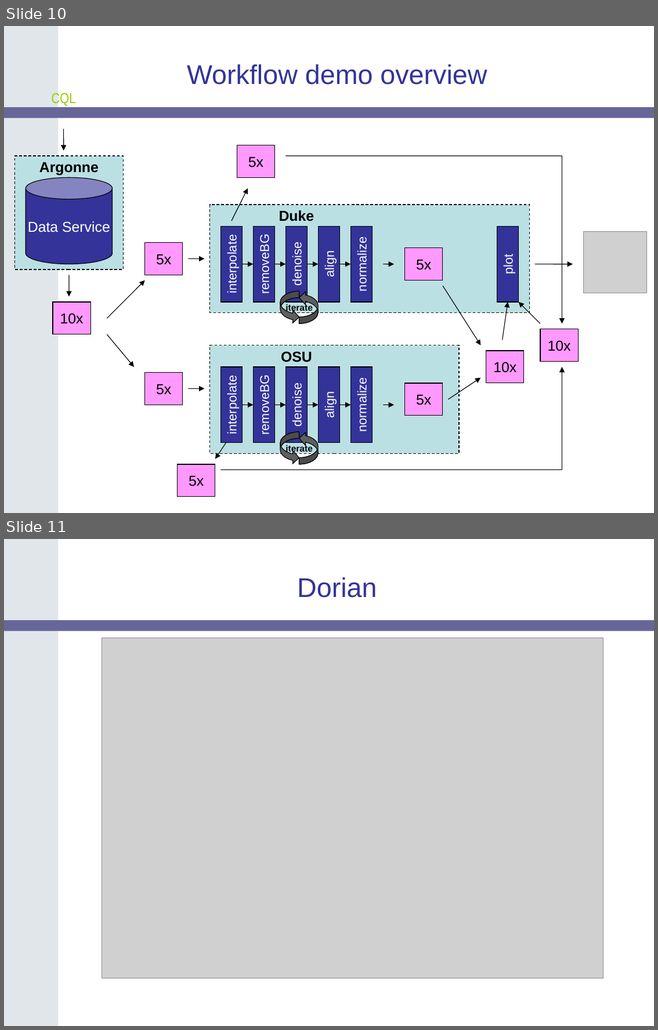
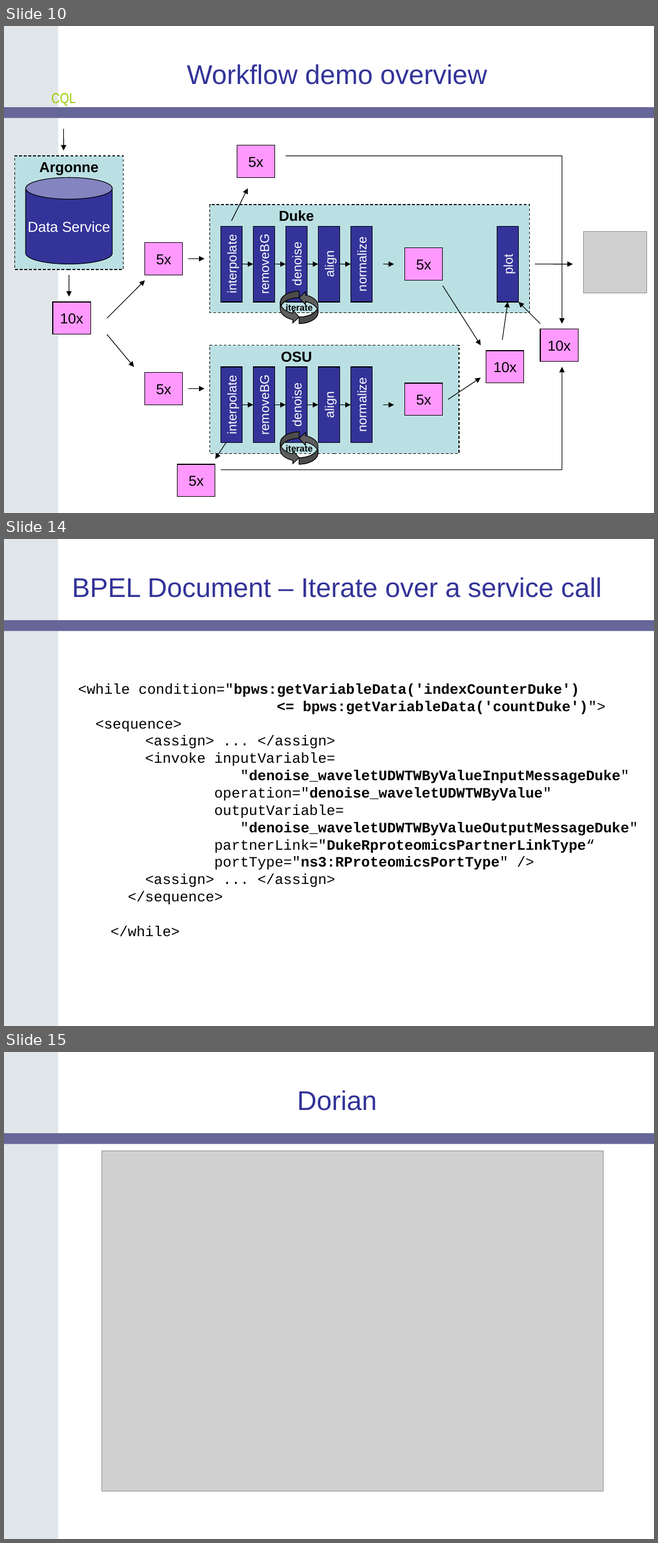
Before and after one commit to NCIP/cagrid-portal, a slide deck: cagrid-1-0/Documentation/presentations/200604_AnnualMeeting/caGrid-1.0-Demo.ppt. Shown one above the other, each under a label of ours: slides 10 and 11 before the commit, slides 10, 14 and 15 after it; the slides between them are not shown. The pictures are 658x1030 and 658x1543 pixels, drawn with LibreOffice and Linux fonts; fonts in the diff are those of the drawing; grey boxes stand for pictures; background and template pictures are left out. Boxes give left, top, right and bottom in pixels: in the first picture for what was removed or moved away, otherwise in the second. Text is boxed around its words. In the diff, an @@ line names an element or a change of style, - is before the commit and + after.

```diff
--- a/cagrid-1-0/Documentation/presentations/200604_AnnualMeeting/caGrid-1.0-Demo.ppt
+++ b/cagrid-1-0/Documentation/presentations/200604_AnnualMeeting/caGrid-1.0-Demo.ppt
@@ slide 14 added at (4, 539, 654, 1026), background #FFFFFF; not listed: 2 template elements that a slide beside it also shows @@
@@ title added at (72, 577, 601, 598), 30 pt, text #333399 @@
+BPEL Document – Iterate over a service call
@@ text added at (78, 683, 637, 937), 16 pt, text #000000, bold @@
+<while condition="bpws:getVariableData('indexCounterDuke')
+<= bpws:getVariableData('countDuke')">
+<sequence>
+  <assign> ... </assign>
+  <invoke inputVariable=
+  "denoise_waveletUDWTWByValueInputMessageDuke"
+  operation="denoise_waveletUDWTWByValue"
+  outputVariable=
+  "denoise_waveletUDWTWByValueOutputMessageDuke"
+  partnerLink="DukeRproteomicsPartnerLinkType“
+  portType="ns3:RProteomicsPortType" />
+  <assign> ... </assign>
+  </sequence>
+  </while>
@@ what was slide 11 is now slide 15 @@
```
Also in this commit, not shown: 2 slides changed, 3 other slides added.
